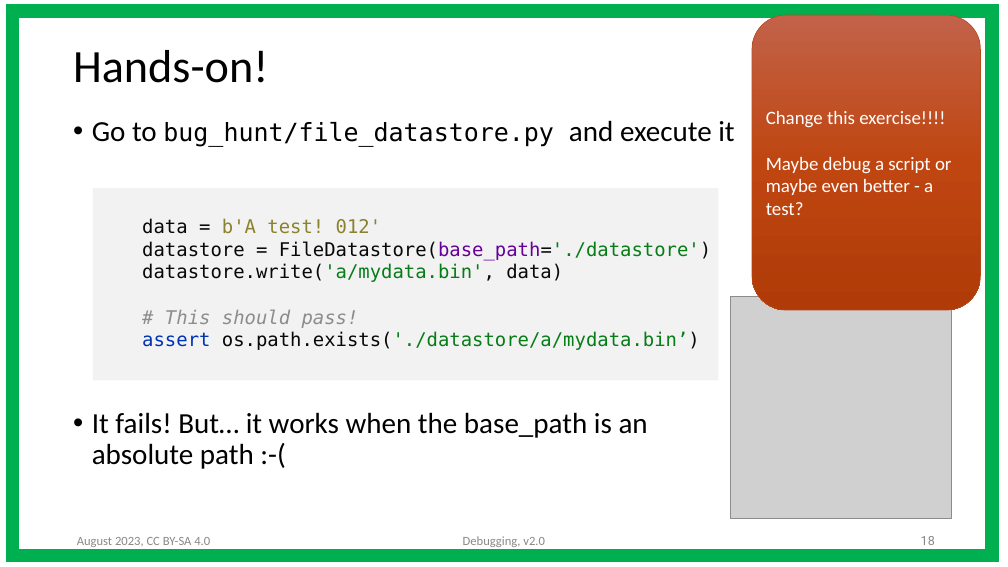
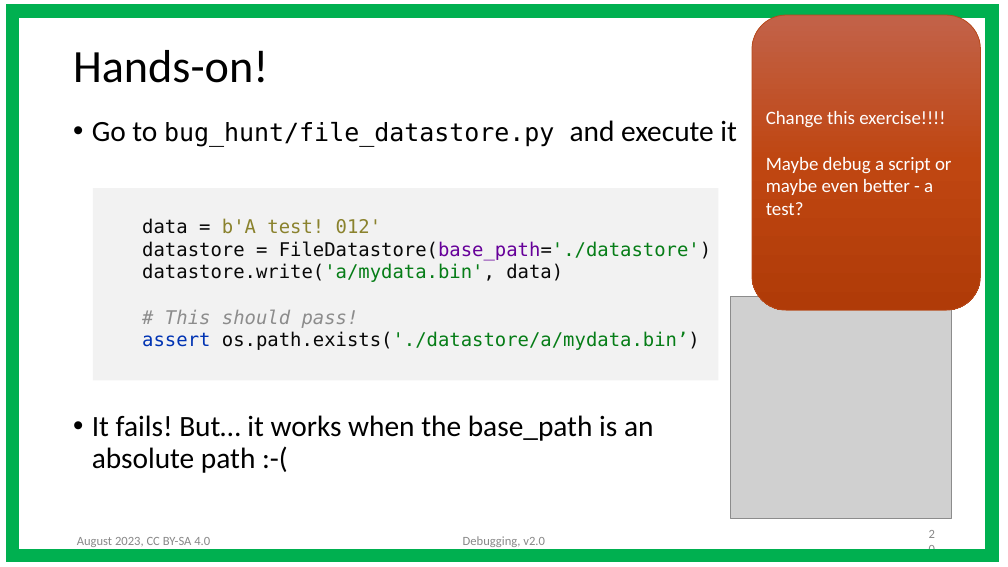
Before and after one commit to ASPP/testing_debugging_profiling, a slide deck: slide 20 of debugging.pptx (slide 18 before the commit). Drawn at 1008x567 pixels with LibreOffice and Linux fonts; fonts in the diff are those of the drawing; grey boxes stand for pictures. Boxes give left, top, right and bottom in pixels: in the first picture for what was removed or moved away, otherwise in the second. Text is boxed around its words. In the diff, an @@ line names an element or a change of style, - is before the commit and + after.

```diff
--- a/debugging.pptx
+++ b/debugging.pptx
@@ text "Go to bug_hunt/file_datastore.py and execute ..." at bbox=[92, 120, 737, 473]: size 27.7 to 28 pt in "Go to and execute it", "It fails! But… it works when the ..."; less space between paragraphs @@
@@ page number at bbox=[921, 536, 935, 545]: text changed; font Roboto to Calibri @@
-18
+20
```
Also in this commit, not shown: 19 other slides changed, 2 slides added, 1 other file.
